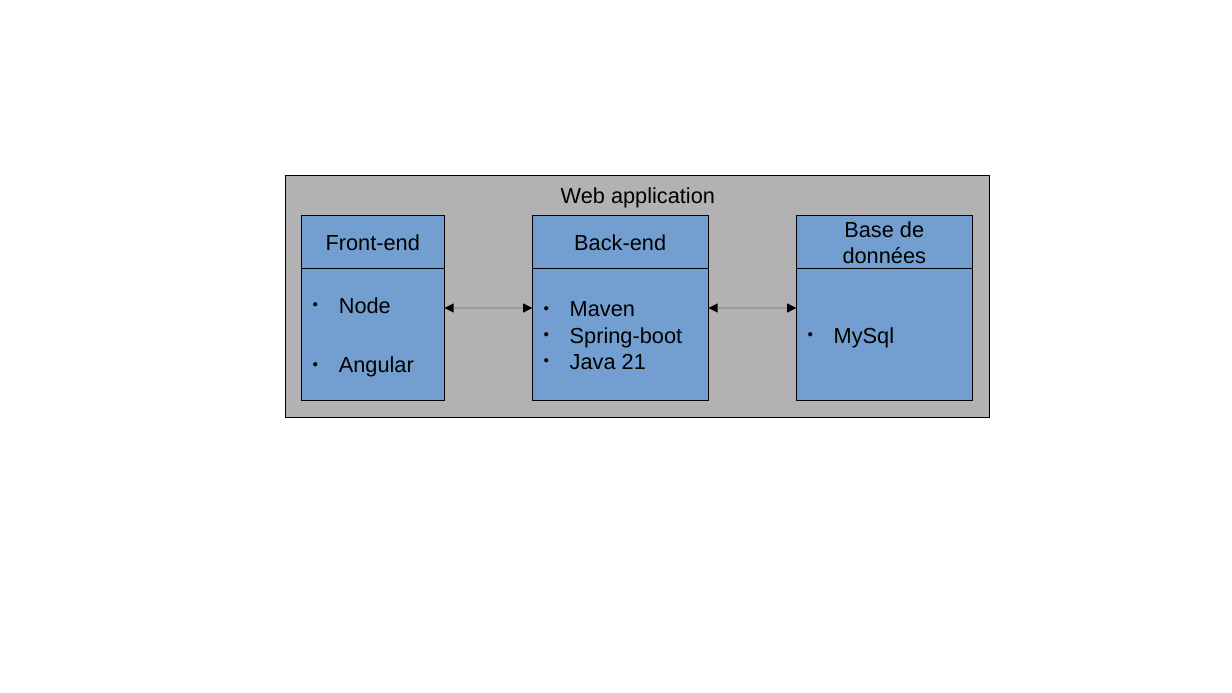
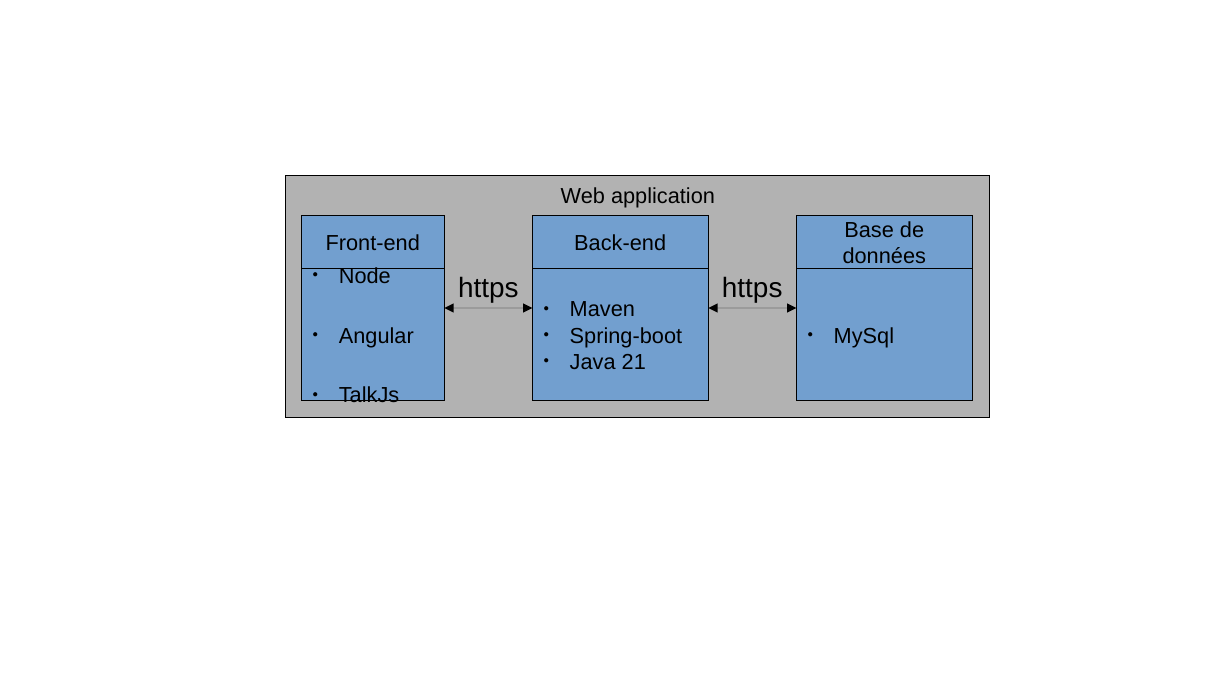
Before and after one commit to ZaeRon007/Projet13, a slide deck: slide 1 of documents/schémas.odp. Drawn at 1232x693 pixels with LibreOffice and Linux fonts; fonts in the diff are those of the drawing. Boxes give left, top, right and bottom in pixels: in the first picture for what was removed or moved away, otherwise in the second. Text is boxed around its words. In the diff, an @@ line names an element or a change of style, - is before the commit and + after.

```diff
--- a/documents/schémas.odp
+++ b/documents/schémas.odp
@@ text added at bbox=[458, 276, 519, 302], 18 pt, text #000000 @@
+https
@@ text added at bbox=[722, 276, 783, 302], 18 pt, text #000000 @@
+https
@@ text in rectangle at bbox=[339, 386, 399, 407]: paragraph added @@
+● TalkJs
```
Also in this commit, not shown: 1 slide added, 1 slide removed, 4 other files.
